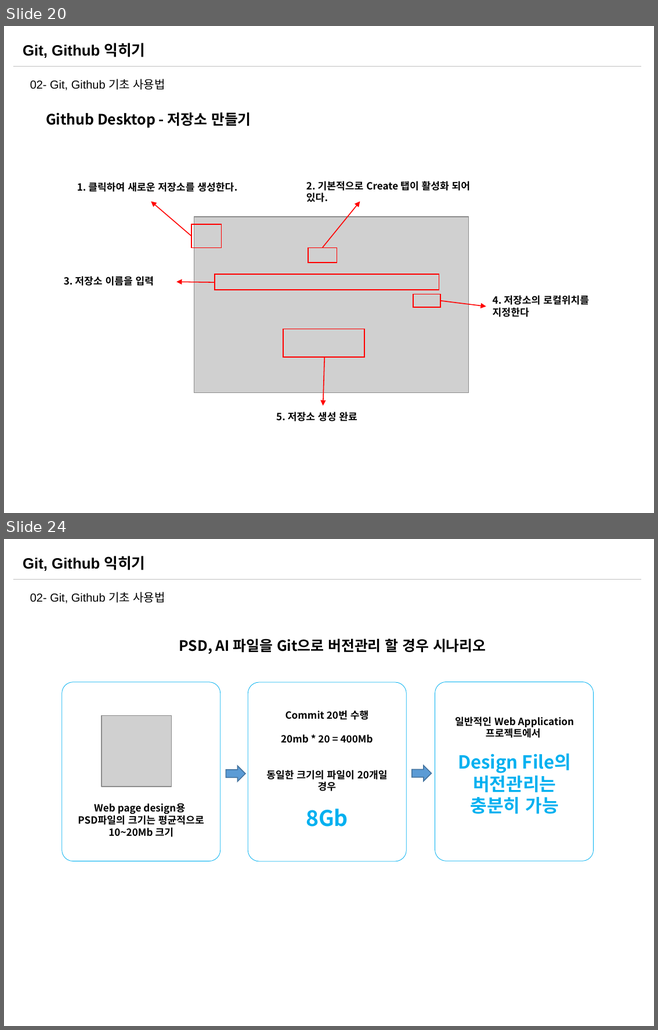
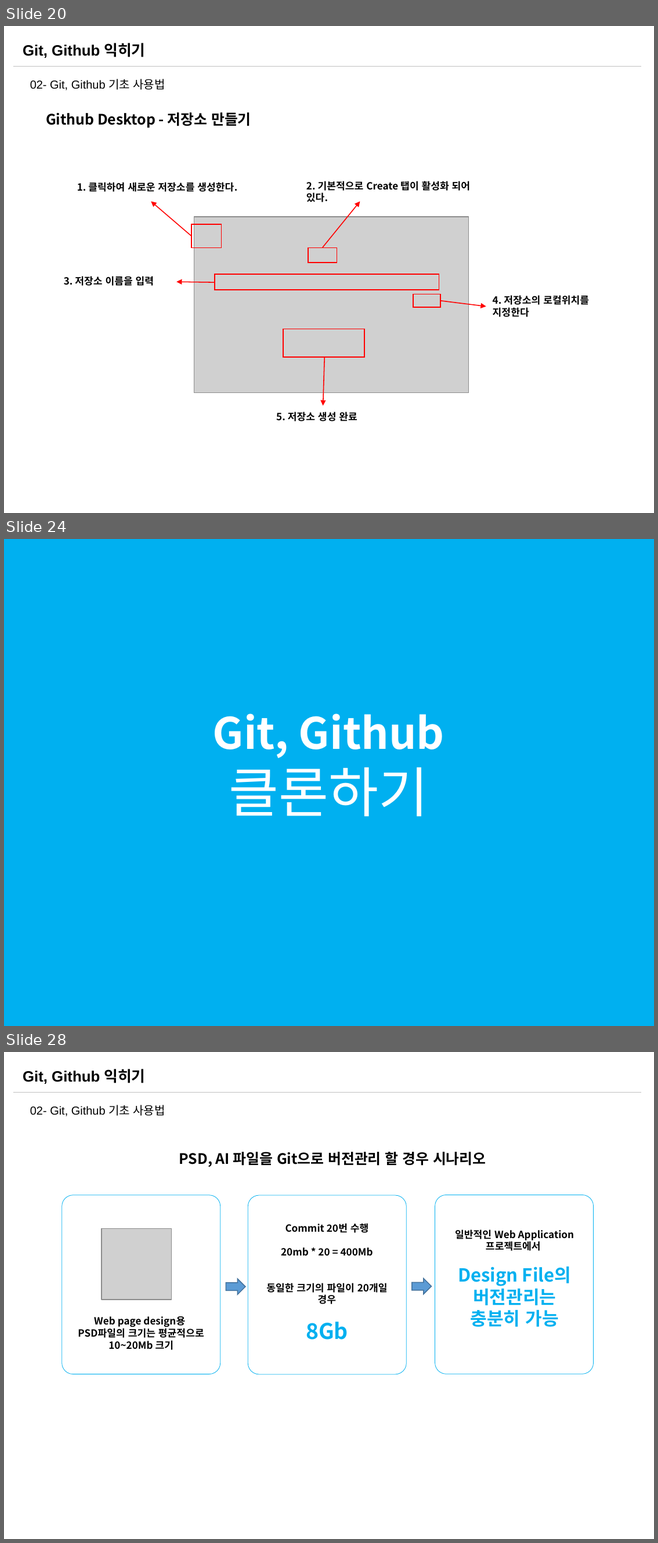
Before and after one commit to sabin21/NodeJS_Workflow_Study, a slide deck: CH00_Git_Github.pptx. Shown one above the other, each under a label of ours: slides 20 and 24 before the commit, slides 20, 24 and 28 after it; the slides between them are not shown. The pictures are 658x1030 and 658x1543 pixels, drawn with LibreOffice and Linux fonts; fonts in the diff are those of the drawing; grey boxes stand for pictures. Boxes give left, top, right and bottom in pixels: in the first picture for what was removed or moved away, otherwise in the second. Text is boxed around its words. In the diff, an @@ line names an element or a change of style, - is before the commit and + after.

```diff
--- a/CH00_Git_Github.pptx
+++ b/CH00_Git_Github.pptx
@@ slide 24 added at [4,539,654,1026], background #FFFFFF @@
@@ rectangle added at [4,539,654,1026], fill #00B0F0 @@
@@ rectangle added at [46,697,610,859], outline #00B0F0 1.75 pt, 48 pt, text #FFFFFF, bold @@
+Git, Github
+클론하기
@@ what was slide 24 is now slide 28 @@
```
Also in this commit, not shown: 5 slides changed, 3 other slides added.
